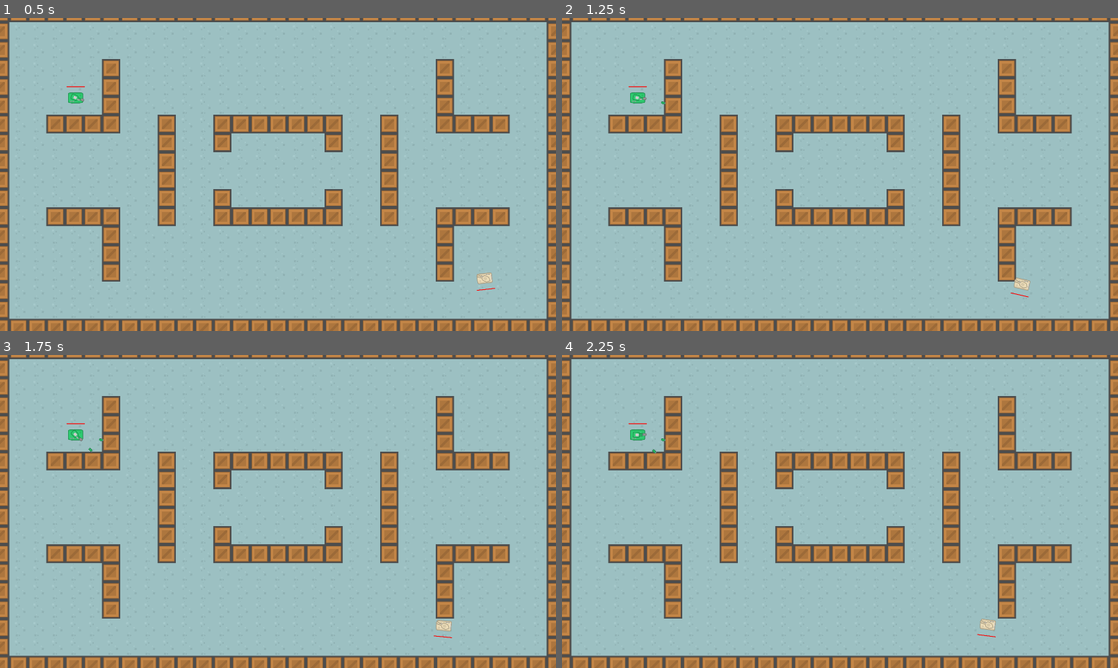
Above: before the commit, frames 1-4 (two rows, left to right).
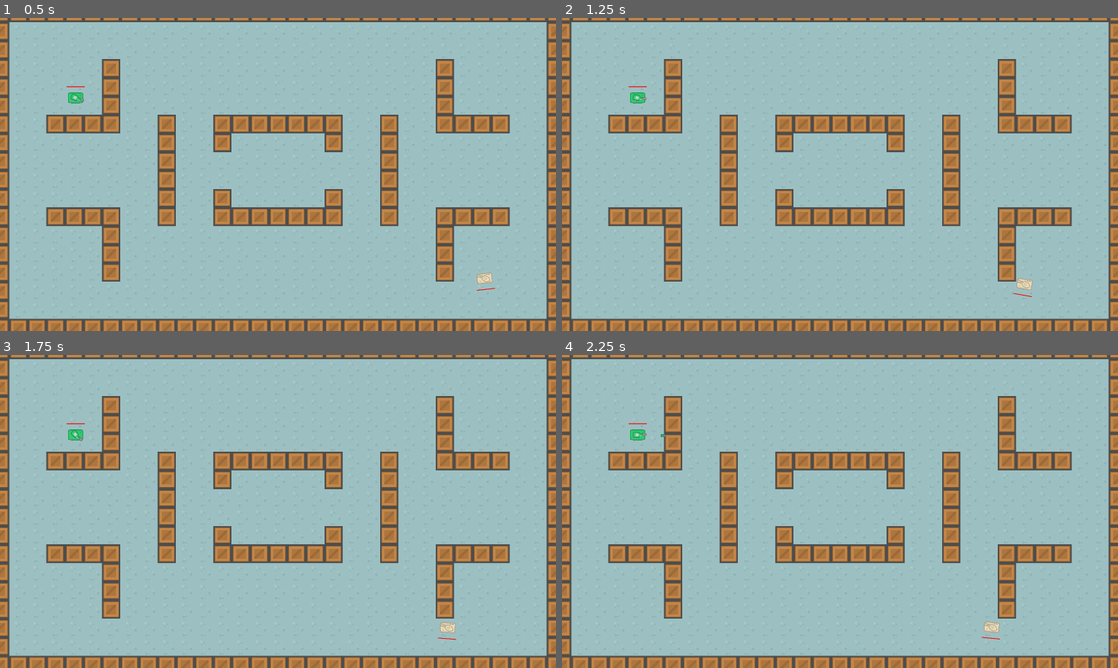
Above: after the commit, the same moments.

Repository: georgetruong/TankDefender
Game: Godot game, scene res://scenes/level_base.tscn
Two runs of this game, one before a commit and one after it. Both use one fixed random seed, a clock stepped at 60 frames per second and the inputs below.
Inputs (mouse positions are in pixels of both pictures, inside the frame that each line leads up to):
- Up to frame 1 (0.5 s): no input
- Up to frame 2 (1.25 s): move the mouse to (962, 158) at 0.52 s; click (962, 158) at 0.67 s
- Up to frame 3 (1.75 s): move the mouse to (166, 527) at 1.27 s; click (166, 527) at 1.42 s
- Up to frame 4 (2.25 s): move the mouse to (895, 442) at 2.02 s; click (895, 442) at 2.17 s

Frame 1 is identical in both runs. In frame 2, less than 0.1% of the frame differs, in the area x 17-85%, y 26-90%; in frame 3, 0.1%; in frame 4, 0.2%, in the area x 13-79%, y 25-91%.

Commit message:
Dynamically set projectile collisions and mask with code

Diff:
--- a/scenes/projectile_base.tscn
+++ b/scenes/projectile_base.tscn
@@ -10,10 +10,9 @@
 height = 32.0
 
 [node name="Projectile" type="RigidBody2D"]
-collision_layer = 4
-collision_mask = 9
+collision_layer = 0
+collision_mask = 0
 script = ExtResource("1_yq2hw")
-speed = 1500
 damage = 25
 
 [node name="Hitbox" type="CollisionShape2D" parent="."]
@@ -33,4 +32,5 @@
 rotation = 1.5708
 shape = SubResource("CapsuleShape2D_mvdlh")
 
+[connection signal="body_entered" from="." to="." method="_on_body_entered"]
 [connection signal="area_entered" from="HitboxComponent" to="." method="_on_hitbox_component_area_entered"]
--- a/scenes/terrrain_tile_map.tscn
+++ b/scenes/terrrain_tile_map.tscn
@@ -529,7 +529,7 @@
 20:4/0 = 0
 20:4/0/physics_layer_0/linear_velocity = Vector2(0, 0)
 20:4/0/physics_layer_0/angular_velocity = 0.0
-20:4/0/physics_layer_0/polygon_0/points = PackedVector2Array(-52.5, -53, 51, -52, 51.5, 50.5, -51.5, 51.5)
+20:4/0/physics_layer_0/polygon_0/points = PackedVector2Array(-64, -64, 64, -64, 64, 64, -64, 64)
 21:4/0 = 0
 21:4/0/physics_layer_0/linear_velocity = Vector2(0, 0)
 21:4/0/physics_layer_0/angular_velocity = 0.0
--- a/scripts/enemy_unit.gd
+++ b/scripts/enemy_unit.gd
@@ -53,11 +53,11 @@
 	var shell_inst = shell_scene.instantiate()
 	var direction = (pos - global_position).normalized()
 
-	shell_inst.global_position = global_position
-	shell_inst.linear_velocity = direction * 500
+	shell_inst.global_position = global_position + direction * 100
+	shell_inst.linear_velocity = direction * shell_inst.speed
 	shell_inst.rotation = direction.angle()
 
-	shell_inst.team = team
+	shell_inst.set_team_collision(team)
 	get_tree().root.add_child(shell_inst)
 
 func _on_attack_delay_timer():
--- a/scripts/globals.gd
+++ b/scripts/globals.gd
@@ -2,3 +2,11 @@
 
 enum Team { PLAYER, ENEMY }
 enum UnitType { AIR, GROUND }
+
+const PhysicsLayers = {
+	"world": 1,
+	"player_units": 2,
+	"player_projectiles": 3,
+	"enemy_units": 2,
+	"enemy_projectiles": 3,
+}
--- a/scripts/player.gd
+++ b/scripts/player.gd
@@ -89,9 +89,11 @@
 	var shell_inst = shell_scene.instantiate()
 	var direction = (pos - global_position).normalized()
 
-	shell_inst.global_position = global_position
-	shell_inst.linear_velocity = direction * 500
+	shell_inst.global_position = global_position + direction * 100
+	shell_inst.linear_velocity = direction * shell_inst.speed
 	shell_inst.rotation = direction.angle()
 
-	shell_inst.team = team
+	shell_inst.set_team_collision(team)
+	shell_inst.set_collision_layer(Globals.PhysicsLayers["player_projectiles"])
+
 	get_tree().root.add_child(shell_inst)
--- a/scripts/projectile.gd
+++ b/scripts/projectile.gd
@@ -2,7 +2,7 @@
 
 @onready var hitbox_component = $HitboxComponent
 
-@export var speed = 500
+@export var speed = 1500
 @export var damage = 50
 
 var team: Globals.Team = Globals.Team.PLAYER
@@ -10,6 +10,9 @@
 func _ready():
 	gravity_scale = 0
 	lock_rotation = true
+
+	contact_monitor = true
+	max_contacts_reported = 1
 
 	await get_tree().create_timer(5.0).timeout
 	queue_free()
@@ -22,3 +25,26 @@
 	if area is HitboxComponent and is_collision_with_enemy(area):
 		area.damage(damage)
 		queue_free()
+
+func _on_body_entered(body:Node):
+	if body is TileMap:
+		queue_free()
+
+func set_team_collision(team_type: Globals.Team):
+	team = team_type
+	if team_type == Globals.Team.PLAYER:
+		set_collision_layer(Globals.PhysicsLayers["player_projectiles"])
+	elif team_type == Globals.Team.ENEMY:
+		set_collision_layer(Globals.PhysicsLayers["enemy_projectiles"])
+	else:
+		print_debug("TEAM TYPE NOT IMPLEMENTED")
+
+	var mask_flag = team_type == Globals.Team.PLAYER
+	set_collision_mask_value(Globals.PhysicsLayers["player_units"], mask_flag)
+	set_collision_mask_value(Globals.PhysicsLayers["player_projectiles"], mask_flag)
+	set_collision_mask_value(Globals.PhysicsLayers["enemy_units"], !mask_flag)
+	set_collision_mask_value(Globals.PhysicsLayers["enemy_projectiles"], !mask_flag)
+
+	set_collision_mask_value(Globals.PhysicsLayers["world"], true)
+
+	print("%b" % collision_mask)
